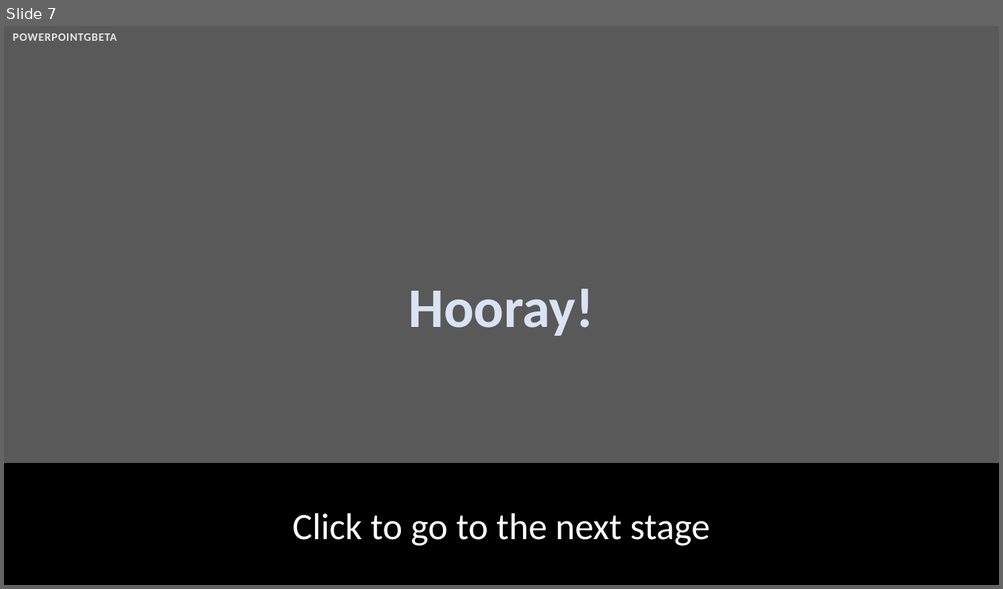
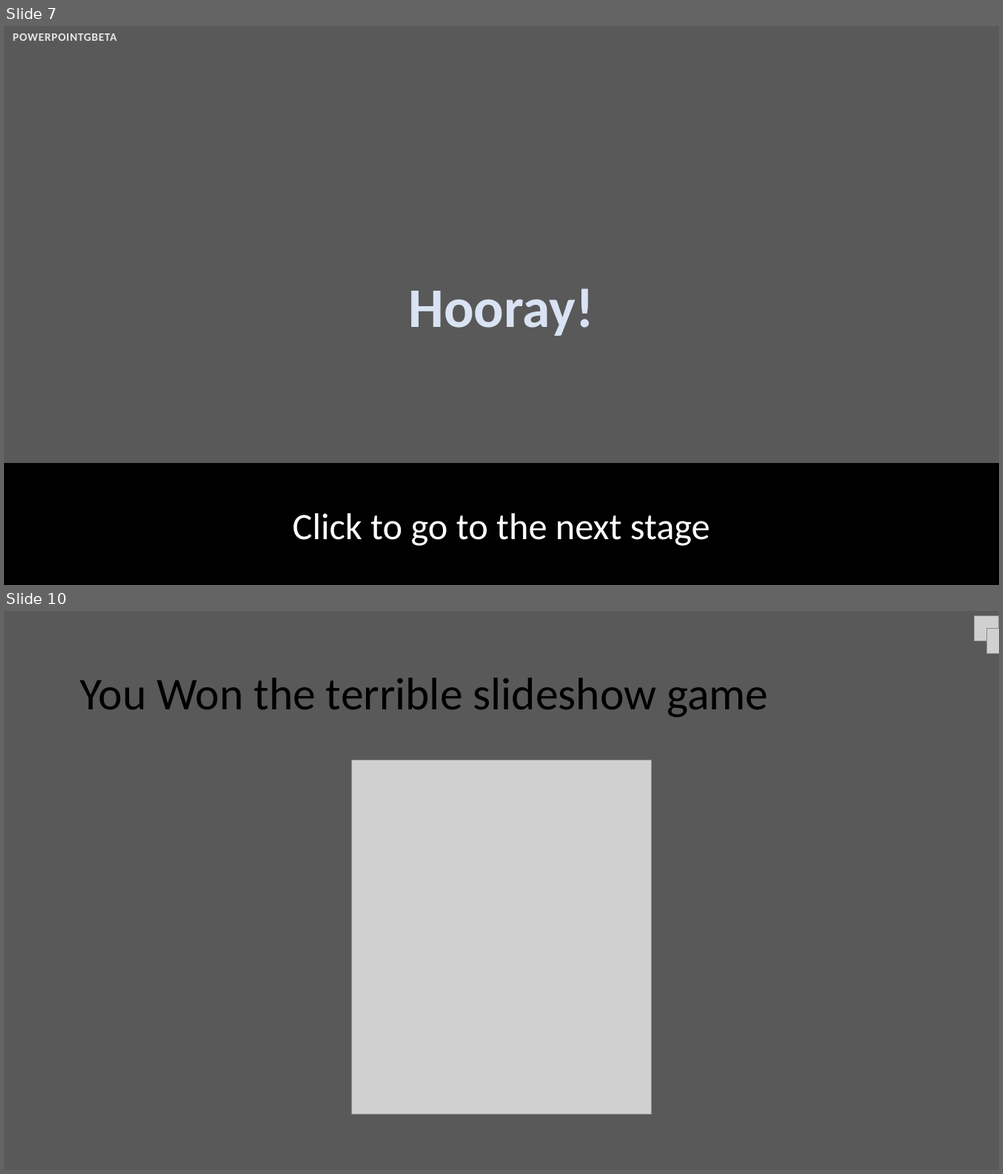
Before and after one commit to snooze789/My-powerpoint-games, a slide deck: the most creative powerpoint game.pptx. Shown one above the other, each under a label of ours: slide 7 before the commit, slides 7 and 10 after it; the slides between them are not shown. The pictures are 1003x589 and 1003x1174 pixels, drawn with LibreOffice and Linux fonts; fonts in the diff are those of the drawing; grey boxes stand for pictures; background and template pictures are left out. Boxes give left, top, right and bottom in pixels: in the first picture for what was removed or moved away, otherwise in the second. Text is boxed around its words. In the diff, an @@ line names an element or a change of style, - is before the commit and + after.

```diff
--- a/the most creative powerpoint game.pptx
+++ b/the most creative powerpoint game.pptx
@@ slide 10 added at (x1=4, y1=611, x2=999, y2=1170), background #595959 @@
@@ picture added at (x1=974, y1=616, x2=999, y2=641) @@
@@ picture added at (x1=987, y1=628, x2=999, y2=652) @@
@@ title added at (x1=79, y1=678, x2=768, y2=718), 44 pt, text #000000 @@
+You Won the terrible slideshow game
@@ picture added at (x1=352, y1=760, x2=652, y2=1116) @@
```
Also in this commit, not shown: 1 slide changed, 2 other slides added.
